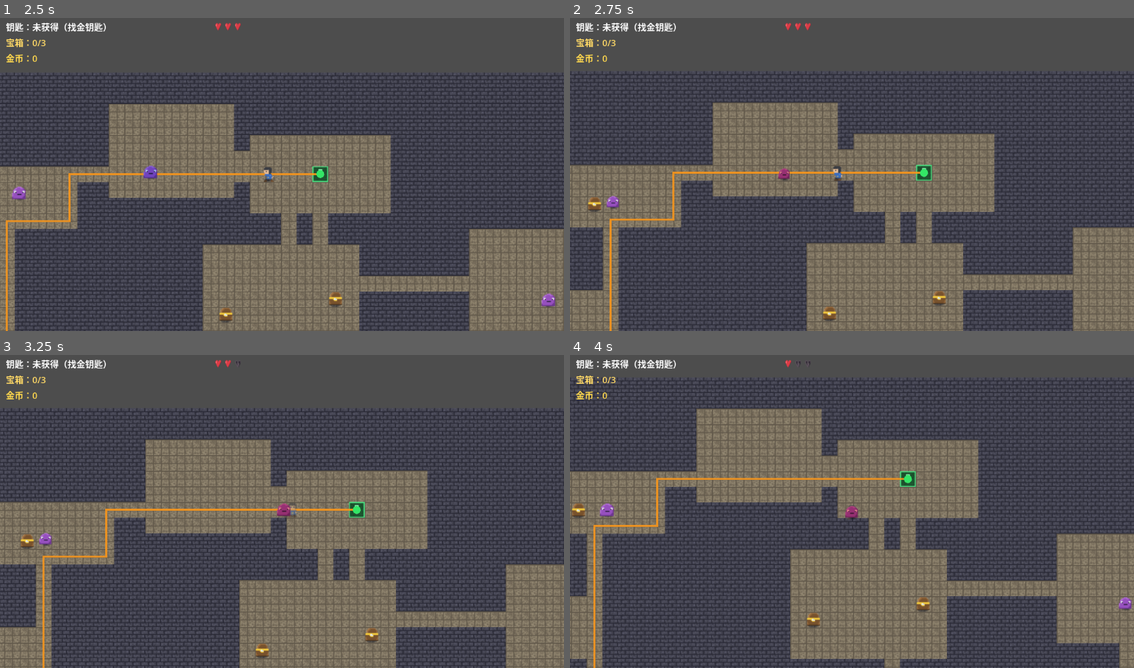
Above: before the commit, frames 1-4 (two rows, left to right).
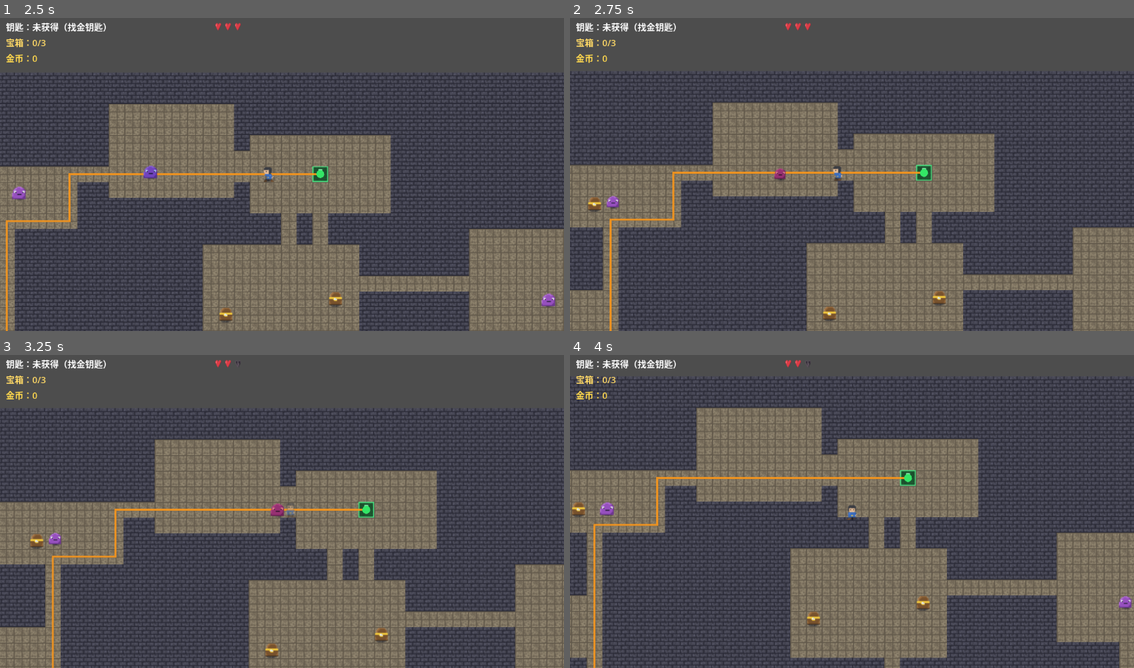
Above: after the commit, the same moments.

Repository: longray/godot_learn
Game: Godot game, scene res://lessons/lesson03_playable/lesson03.tscn
Two runs of this game, one before a commit and one after it. Both use one fixed random seed, a clock stepped at 60 frames per second and the inputs below.
Inputs (mouse positions are in pixels of both pictures, inside the frame that each line leads up to):
- Up to frame 1 (2.5 s): tap Enter at 0.5 s; move the mouse to (253, 237) at 0.52 s; hold W (move_up) 0.53-1.25 s; click (253, 237) at 0.6 s; drag from (451, 221) to (152, 221) at 1.27 s; tap Space at 2 s; move the mouse to (112, 124) at 2.02 s; hold A (move_left) from 2.03 s (still down); tap R at 2.1 s; click (112, 124) at 2.3 s
- Up to frame 2 (2.75 s): keep holding A (move_left)
- Up to frame 3 (3.25 s): release A (move_left) at 2.75 s; drag from (310, 508) to (259, 649) at 2.77 s
- Up to frame 4 (4 s): move the mouse to (767, 430) at 3.52 s; hold S (move_down) from 3.53 s (still down); click (767, 430) at 3.6 s

Frame 1 is identical in both runs. In frame 2, less than 0.1% of the frame differs, in the area x 36-39%, y 47-53%; in frame 3, 13%, in the area x 0-100%, y 17-100%; in frame 4, 12%.

Commit message:
feat: 攻击朝向解耦——鼠标指哪砍哪 + 追击倍率平衡
- _attack() 触发瞬间：facing = (鼠标世界坐标-玩家).normalized()
  （get_global_mouse_position，zoom 下自动正确；鼠标贴身零向量沿用上次）
- 移动只更新动画朝向，攻击扇形独立朝鼠标——后退反手砍，风筝成立
- chase_speed_multiplier 1.4→1.15：fast 126/normal 80/tank 52
  全员低于玩家 140，三型怪均可风筝（原 fast 154 追上甩不掉）
- 验证：攻击瞬间 facing 重算断言过；冒烟过

Diff:
--- a/2d_rpg_dungeon/lessons/lesson03_playable/enemy.gd
+++ b/2d_rpg_dungeon/lessons/lesson03_playable/enemy.gd
@@ -17,8 +17,9 @@
 @export var contact_damage: int = 1
 
 # 作业 3：发现玩家追击（半径 80px；脱离需 1.25 倍——滞回防抖，边缘反复横跳）
+# 倍率 1.15：fast 126 / normal 80 / tank 52——全员低于玩家 140，风筝普适
 @export var chase_radius: float = 80.0
-@export var chase_speed_multiplier: float = 1.4
+@export var chase_speed_multiplier: float = 1.15
 
 # 接触伤害判定半径（≈ Hitbox 6.4 + 玩家碰撞体 5）
 @export var contact_range: float = 11.0
--- a/2d_rpg_dungeon/lessons/lesson03_playable/player.gd
+++ b/2d_rpg_dungeon/lessons/lesson03_playable/player.gd
@@ -133,9 +133,10 @@
 	var desired_velocity := Vector2.ZERO
 	if input_vector != Vector2.ZERO:
 		desired_velocity = input_vector.normalized() * speed
-		facing = input_vector.normalized()  # 第 6 课：攻击朝向随移动更新
-
-	# 第 6 课：攻击（冷却中不可发；朝向前方生成临时攻击区域）
+		# 朝向（动画用）随移动更新；攻击朝向独立——见 _attack()（鼠标指向）
+		facing = input_vector.normalized()
+
+	# 第 6 课：攻击（冷却中不可发）
 	attack_cooldown_remaining = maxf(0.0, attack_cooldown_remaining - delta)
 
 	if Input.is_action_just_pressed(ATTACK_ACTION) and attack_cooldown_remaining <= 0.0:
@@ -236,6 +237,12 @@
 
 func _attack() -> void:
 	# 第 6 课：朝向前方生成临时攻击 Area2D（存在 attack_duration 后销毁）
+	# 攻击朝向与移动朝向解耦：鼠标指哪砍哪（后退反手砍，风筝战术成立）
+	var aim := get_global_mouse_position() - global_position
+	if aim.length_squared() > 1.0:
+		facing = aim.normalized()
+	# 鼠标贴在玩家身上（零向量）→ 沿用上次 facing
+
 	attack_cooldown_remaining = attack_cooldown
 
 	var hitbox := Area2D.new()
